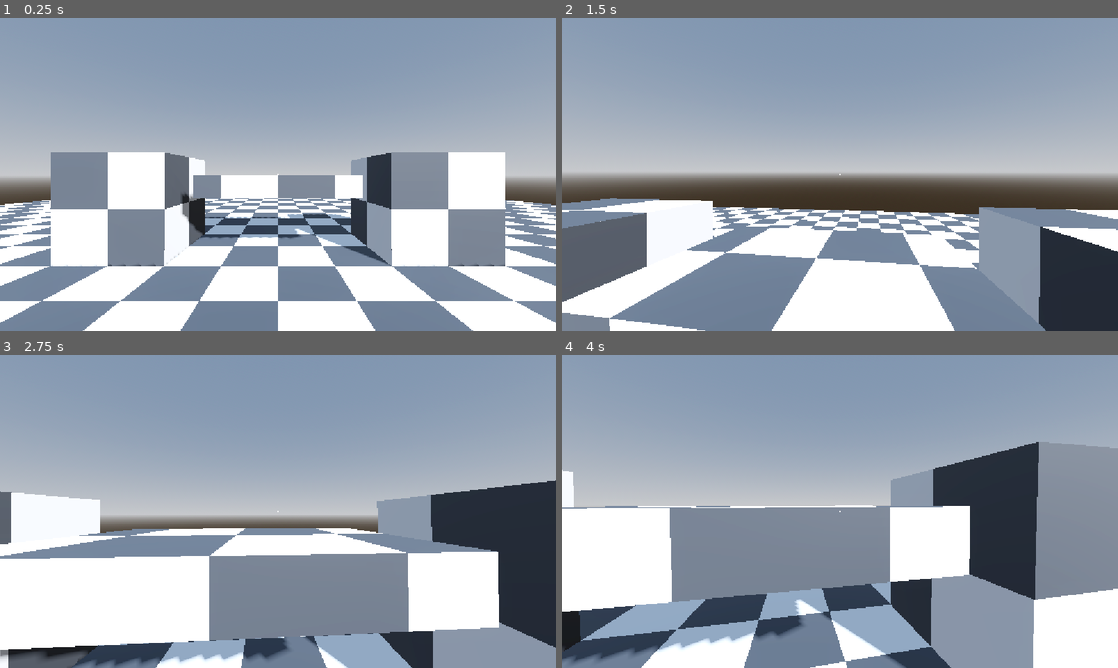
Above: before the commit, frames 1-4 (two rows, left to right).
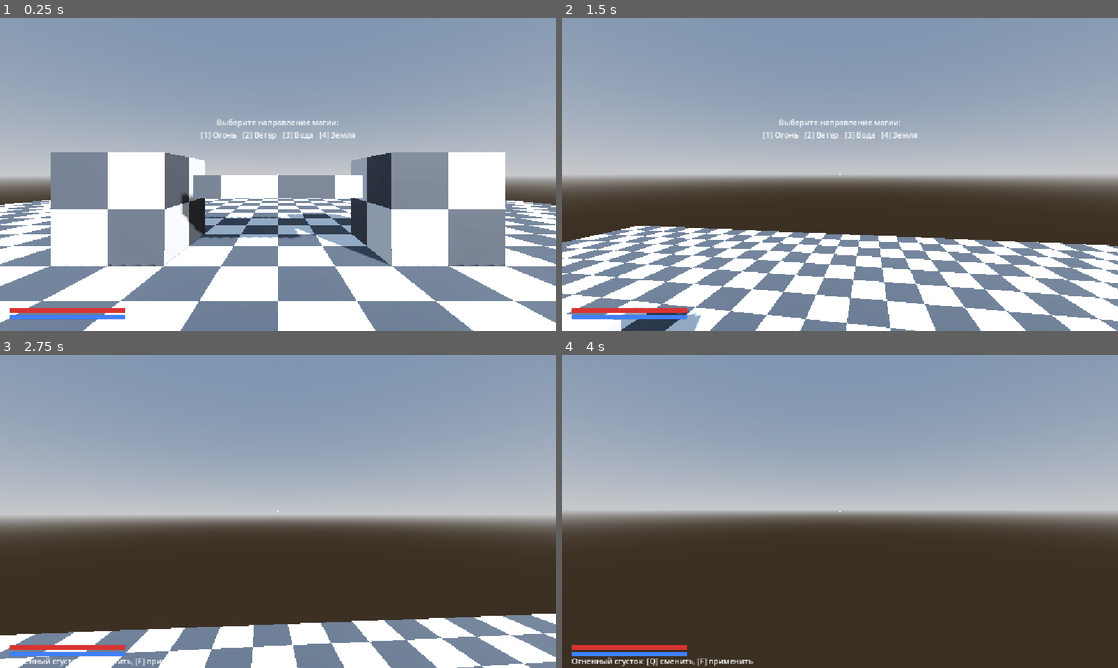
Above: after the commit, the same moments.

Repository: Tunwell1/test-game
Game: Godot game, scene res://main.tscn
Same seed, same stepped clock (60 frames per second), same inputs: the game is played once before the commit and once after it.
Inputs (mouse positions are in pixels of both pictures, inside the frame that each line leads up to):
- Up to frame 1 (0.25 s): no input
- Up to frame 2 (1.5 s): move the mouse to (867, 174) at 0.52 s; hold W (move_forward) from 0.53 s (still down); tap E (interact) at 0.6 s; tap Space (jump) at 0.77, 1.07 s; tap F (cast_spell, bound only after the commit) at 0.8, 1.35 s; move the mouse to (812, 174) at 1.27 s
- Up to frame 3 (2.75 s): keep holding W (move_forward); tap Space (jump) at 1.52, 1.82 s; tap Q (next_spell, bound only after the commit) at 1.55, 2.1 s; move the mouse to (289, 505) at 2.02 s; tap 1 (pick_school_1, bound only after the commit) at 2.3 s
- Up to frame 4 (4 s): keep holding W (move_forward); move the mouse to (834, 517) at 2.77 s; tap 1 (pick_school_1, bound only after the commit) at 2.85 s; tap Space (jump) at 3.02, 3.32, 3.77 s; tap 2 (pick_school_2, bound only after the commit) at 3.05, 3.6 s; move the mouse to (878, 514) at 3.52 s; tap 3 (pick_school_3, bound only after the commit) at 3.8 s

The runs differ from the first frame. In frame 1, 1.1% of the frame differs, in the area x 1-64%, y 32-97%; in frame 2, 29%; in frame 3, 45%; in frame 4, 56%, in the area x 0-100%, y 27-100%.

Commit message:
Add passive skills (double jump), health, mana, magic schools and spells

Diff:
--- a/hud.gd
+++ b/hud.gd
@@ -8,6 +8,11 @@
 var crosshair: Control
 var stamina_bar: ProgressBar
 var prompt_label: Label
+var health_bar: ProgressBar
+var mana_bar: ProgressBar
+var death_label: Label
+var school_label: Label
+var spell_label: Label
 var stamina_alpha: float = 0.0
 
 func _ready() -> void:
@@ -31,6 +36,43 @@
 	stamina_bar.modulate.a = 0.0
 	add_child(stamina_bar)
 
+	# Здоровье и мана (слева внизу)
+	health_bar = _make_bar(-48, Color(0.85, 0.2, 0.2))
+	mana_bar = _make_bar(-34, Color(0.25, 0.5, 1.0))
+
+	# Выбор стартовой школы магии
+	school_label = Label.new()
+	school_label.text = "Выберите направление магии:\n[1] Огонь   [2] Ветер   [3] Вода   [4] Земля"
+	school_label.horizontal_alignment = HORIZONTAL_ALIGNMENT_CENTER
+	school_label.set_anchors_preset(Control.PRESET_CENTER)
+	school_label.offset_left = -250
+	school_label.offset_right = 250
+	school_label.offset_top = -120
+	school_label.offset_bottom = -60
+	school_label.mouse_filter = Control.MOUSE_FILTER_IGNORE
+	add_child(school_label)
+
+	# Текущее заклинание
+	spell_label = Label.new()
+	spell_label.set_anchors_preset(Control.PRESET_BOTTOM_LEFT)
+	spell_label.offset_left = 20
+	spell_label.offset_top = -26
+	spell_label.offset_bottom = -4
+	spell_label.mouse_filter = Control.MOUSE_FILTER_IGNORE
+	add_child(spell_label)
+
+	# Экран смерти
+	death_label = Label.new()
+	death_label.text = "Вы погибли\n[E] Возродиться"
+	death_label.horizontal_alignment = HORIZONTAL_ALIGNMENT_CENTER
+	death_label.set_anchors_preset(Control.PRESET_CENTER)
+	death_label.offset_left = -150
+	death_label.offset_right = 150
+	death_label.offset_top = -30
+	death_label.offset_bottom = 30
+	death_label.visible = false
+	add_child(death_label)
+
 	# Подсказка
 	prompt_label = Label.new()
 	prompt_label.text = "[E] Взаимодействовать"
@@ -43,6 +85,21 @@
 	prompt_label.mouse_filter = Control.MOUSE_FILTER_IGNORE
 	prompt_label.visible = false
 	add_child(prompt_label)
+
+func _make_bar(top: float, color: Color) -> ProgressBar:
+	var bar := ProgressBar.new()
+	bar.show_percentage = false
+	bar.set_anchors_preset(Control.PRESET_BOTTOM_LEFT)
+	bar.offset_left = 20
+	bar.offset_right = 260
+	bar.offset_top = top
+	bar.offset_bottom = top + 10
+	bar.mouse_filter = Control.MOUSE_FILTER_IGNORE
+	var fill := StyleBoxFlat.new()
+	fill.bg_color = color
+	bar.add_theme_stylebox_override("fill", fill)
+	add_child(bar)
+	return bar
 
 func _draw_crosshair() -> void:
 	var col := Color(1, 1, 1, 0.85)
@@ -59,6 +116,19 @@
 	if player == null:
 		return
 
+	health_bar.max_value = player.health_max
+	health_bar.value = player.health
+	mana_bar.max_value = player.mana_max
+	mana_bar.value = player.mana
+	death_label.visible = player.is_dead
+	var book := player.magic_book
+	school_label.visible = book != null and book.primary_school == -1 and not player.is_dead
+	var sid := player.spell_caster.selected_spell() if player.spell_caster else ""
+	spell_label.text = SpellCaster.SPELLS[sid]["name"] + "  [Q] сменить, [F] применить" if sid != "" else ""
+	if player.is_dead and Input.is_action_just_pressed("interact"):
+		player.respawn()
+		return
+
 	var target := player.has_interact_target()
 	prompt_label.visible = target
 	if target != _last_target:
--- /dev/null
+++ b/magic_book.gd
@@ -0,0 +1,91 @@
+class_name MagicBook
+extends Node
+
+## Книга магии игрока: школы, выбор стартового направления и изучение новых.
+## Магия безмолвная: слов и жестов нет, заклинание творится намерением.
+
+signal school_learned(school: School)
+signal primary_school_chosen(school: School)
+
+enum School {
+	# Базовые стихии
+	FIRE, WIND, WATER, EARTH,
+	# Производные (открываются через базовую стихию)
+	ICE, STEAM, LIGHTNING, DUST, LAVA, NATURE,
+	# Нестандартные
+	LIGHT, TELEPORT,
+}
+
+const BASE_SCHOOLS: Array[School] = [School.FIRE, School.WIND, School.WATER, School.EARTH]
+
+## Для каждой школы: названия и от каких школ она зависит (достаточно любой из списка).
+## Пустой список requires = доступна без условий (базовые) или открывается особым способом.
+const SCHOOL_DATA: Dictionary = {
+	School.FIRE: {"name": "Огонь", "requires": []},
+	School.WIND: {"name": "Ветер", "requires": []},
+	School.WATER: {"name": "Вода", "requires": []},
+	School.EARTH: {"name": "Земля", "requires": []},
+	School.ICE: {"name": "Лёд", "requires": [School.WATER, School.WIND]},
+	School.STEAM: {"name": "Пар", "requires": [School.WATER, School.FIRE]},
+	School.LIGHTNING: {"name": "Молния", "requires": [School.WIND, School.FIRE]},
+	School.DUST: {"name": "Пыль", "requires": [School.EARTH, School.WIND]},
+	School.LAVA: {"name": "Лава", "requires": [School.EARTH, School.FIRE]},
+	School.NATURE: {"name": "Природа", "requires": [School.EARTH, School.WATER]},
+	# Нестандартные: не зависят от стихий, но открываются отдельно (находки, квесты)
+	School.LIGHT: {"name": "Свет", "requires": [], "special": true},
+	School.TELEPORT: {"name": "Телепортация", "requires": [], "special": true},
+}
+
+## Стоимость изучения: пока заглушка, цена будет решена позже (очки, компромиссы и т. д.).
+## Сюда можно добавить штрафы для чужих стихий.
+var learned: Array[School] = []
+var primary_school: int = -1
+
+func has_school(school: School) -> bool:
+	return learned.has(school)
+
+func school_name(school: School) -> String:
+	return SCHOOL_DATA[school]["name"]
+
+func is_special(school: School) -> bool:
+	return SCHOOL_DATA[school].get("special", false)
+
+## Выбор стартового направления: только базовая стихия, один раз.
+func choose_primary(school: School) -> bool:
+	if primary_school != -1 or not BASE_SCHOOLS.has(school):
+		return false
+	primary_school = school
+	learned.append(school)
+	primary_school_chosen.emit(school)
+	school_learned.emit(school)
+	return true
+
+## Можно ли изучить школу (без учёта цены).
+## Базовые стихии доступны всегда после выбора стартовой; производные — при знании
+## любой из родительских; особые открываются только принудительно (force).
+func can_learn(school: School, force: bool = false) -> bool:
+	if primary_school == -1 or has_school(school):
+		return false
+	if BASE_SCHOOLS.has(school):
+		return true
+	if is_special(school):
+		return force
+	for parent in SCHOOL_DATA[school]["requires"]:
+		if has_school(parent):
+			return true
+	return false
+
+func learn(school: School, force: bool = false) -> bool:
+	if not can_learn(school, force):
+		return false
+	learned.append(school)
+	school_learned.emit(school)
+	return true
+
+## Какие школы можно изучить прямо сейчас.
+func learnable() -> Array[School]:
+	var result: Array[School] = []
+	for school in SCHOOL_DATA:
+		if can_learn(school):
+			result.append(school)
+	return result
--- a/player.gd
+++ b/player.gd
@@ -4,7 +4,20 @@
 signal stance_changed(stance: Stance)
 signal landed
 
+signal died
+signal health_changed(current: float, maximum: float)
+signal air_jumped
+signal passive_unlocked(skill: Passive)
+
 enum Stance { STANDING, CROUCHING, SPRINTING }
+enum Passive { DOUBLE_JUMP }
+
+@export_group("Пассивные навыки")
+## Список открытых пассивных навыков (по умолчанию двойной прыжок открыт).
+@export var unlocked_passives: Array[Passive] = [Passive.DOUBLE_JUMP]
+## Сила второго прыжка относительно обычного.
+@export_range(0.3, 1.5, 0.05) var double_jump_power: float = 0.9
+var air_jumps_used: int = 0
 
 @export_group("Движение")
 @export var walk_speed: float = 4.5
@@ -44,6 +57,17 @@
 @export var sprint_fov_boost: float = 8.0
 @export var fov_transition_speed: float = 8.0
 
+@export_group("Здоровье")
+@export var health_max: float = 100.0
+## Скорость падения (м/с), ниже которой урона нет.
+@export var fall_damage_threshold: float = 12.0
+@export var fall_damage_per_speed: float = 8.0
+
+@export_group("Мана")
+@export var mana_max: float = 100.0
+@export var mana_regen: float = 8.0
+@export var mana_regen_delay: float = 1.5
+
 @export_group("Выносливость")
 @export var stamina_max: float = 100.0
 @export var stamina_drain: float = 25.0
@@ -67,6 +91,13 @@
 var was_on_floor: bool = false
 var bob_phase: float = 0.0
 var capsule: CapsuleShape3D = null
+
+var health: float = 100.0
+var is_dead: bool = false
+var mana: float = 100.0
+var mana_regen_timer: float = 0.0
+var magic_book: MagicBook = null
+var spell_caster: SpellCaster = null
 
 var stamina: float = 100.0
 var stamina_regen_timer: float = 0.0
@@ -97,6 +128,15 @@
 	# Initialize input actions once
 	_setup_input_actions()
 
+	health = health_max
+	mana = mana_max
+	magic_book = MagicBook.new()
+	magic_book.name = "MagicBook"
+	add_child(magic_book)
+	spell_caster = SpellCaster.new()
+	spell_caster.name = "SpellCaster"
+	add_child(spell_caster)
+
 	if collision_shape and collision_shape.shape:
 		collision_shape.shape = collision_shape.shape.duplicate()
 		capsule = collision_shape.shape as CapsuleShape3D
@@ -139,7 +179,15 @@
 		head.rotation.x = clampf(head.rotation.x, deg_to_rad(-89.0), deg_to_rad(89.0))
 
 func _physics_process(delta: float) -> void:
+	if is_dead:
+		velocity.x = move_toward(velocity.x, 0.0, ground_friction * delta)
+		velocity.z = move_toward(velocity.z, 0.0, ground_friction * delta)
+		if not is_on_floor():
+			velocity.y -= gravity * delta
+		move_and_slide()
+		return
 	_update_timers(delta)
+	_handle_mana(delta)
 	_handle_gravity(delta)
 	_handle_stamina(delta)
 	_handle_stance()
@@ -171,6 +219,43 @@
 	if not is_on_floor():
 		velocity.y -= gravity * delta
 
+# --- Здоровье ---
+func take_damage(amount: float) -> void:
+	if is_dead or amount <= 0.0:
+		return
+	health = maxf(health - amount, 0.0)
+	health_changed.emit(health, health_max)
+	if health <= 0.0:
+		is_dead = true
+		died.emit()
+
+func heal(amount: float) -> void:
+	if is_dead:
+		return
+	health = minf(health + amount, health_max)
+	health_changed.emit(health, health_max)
+
+## Простое возрождение: перезапуск текущей сцены.
+func respawn() -> void:
+	get_tree().reload_current_scene()
+
+# --- Мана (тратят только активные заклинания, пассивные навыки её не трогают) ---
+func has_mana(amount: float) -> bool:
+	return mana >= amount
+
+func spend_mana(amount: float) -> bool:
+	if is_dead or mana < amount:
+		return false
+	mana -= amount
+	mana_regen_timer = mana_regen_delay
+	return true
+
+func _handle_mana(delta: float) -> void:
+	if mana_regen_timer > 0.0:
+		mana_regen_timer -= delta
+	else:
+		mana = minf(mana + mana_regen * delta, mana_max)
+
 func _handle_stamina(delta: float) -> void:
 	if current_stance == Stance.SPRINTING and is_on_floor():
 		stamina = maxf(stamina - stamina_drain * delta, 0.0)
@@ -207,10 +292,35 @@
 		stance_changed.emit(current_stance)
 
 func _handle_jump() -> void:
-	if jump_buffer_timer > 0.0 and coyote_timer > 0.0 and current_stance != Stance.CROUCHING:
+	if is_on_floor():
+		air_jumps_used = 0
+
+	if jump_buffer_timer <= 0.0 or current_stance == Stance.CROUCHING:
+		return
+
+	if coyote_timer > 0.0:
 		velocity.y = jump_velocity
 		jump_buffer_timer = 0.0
 		coyote_timer = 0.0
+	elif has_passive(Passive.DOUBLE_JUMP) and air_jumps_used < 1:
+		# Пассивный навык: не тратит ни выносливость, ни магию
+		air_jumps_used += 1
+		velocity.y = jump_velocity * double_jump_power
+		jump_buffer_timer = 0.0
+		air_jumped.emit()
+
+# --- Пассивные навыки ---
+# Работают постоянно и не расходуют ресурсы (ни магию, ни выносливость).
+func has_passive(skill: Passive) -> bool:
+	return unlocked_passives.has(skill)
+
+func unlock_passive(skill: Passive) -> void:
+	if not unlocked_passives.has(skill):
+		unlocked_passives.append(skill)
+		passive_unlocked.emit(skill)
+
+func lock_passive(skill: Passive) -> void:
+	unlocked_passives.erase(skill)
 
 func _handle_movement(delta: float) -> void:
 	var input_2d := Input.get_vector("move_left", "move_right", "move_forward", "move_back")
@@ -401,6 +511,8 @@
 func _check_landing() -> void:
 	if not was_on_floor and is_on_floor():
 		landed.emit()
+		if -fall_speed > fall_damage_threshold:
+			take_damage((-fall_speed - fall_damage_threshold) * fall_damage_per_speed)
 		var impact := clampf(-fall_speed / jump_velocity, 0.0, 2.5)
 		if impact > 0.15:
 			land_vel = -impact * land_dip_amount * 12.0
@@ -414,17 +526,18 @@
 	was_on_floor = is_on_floor()
 
 func get_noise_level() -> float:
+	var magic := spell_caster.magic_noise if spell_caster else 0.0
 	var horizontal_speed := Vector2(velocity.x, velocity.z).length()
 	if horizontal_speed < 0.1:
-		return 0.0
+		return magic
 	match current_stance:
 		Stance.CROUCHING:
-			return 0.2
+			return maxf(0.2, magic)
 		Stance.STANDING:
-			return 0.6
+			return maxf(0.6, magic)
 		Stance.SPRINTING:
-			return 1.0
-	return 0.0
+			return maxf(1.0, magic)
+	return magic
 
 func _setup_input_actions() -> void:
 	var default_keys: Dictionary = {
--- /dev/null
+++ b/spell_caster.gd
@@ -0,0 +1,127 @@
+class_name SpellCaster
+extends Node
+
+## Безмолвное колдовство: ни слов, ни жестов — только намерение.
+## F — применить выбранное заклинание, Q — переключить, 1–4 — выбрать стартовую школу.
+
+signal spell_cast(spell_id: String)
+signal selected_changed(spell_id: String)
+
+const M := MagicBook.School
+
+## Заклинания. noise — шум для стелса (магия безмолвна, поэтому по умолчанию почти 0).
+const SPELLS: Dictionary = {
+	"fire_bolt": {"name": "Огненный сгусток", "school": M.FIRE, "mana": 15.0, "cooldown": 0.6,
+		"damage": 20.0, "speed": 22.0, "knockback": 0.0, "effect": "ignite",
+		"color": Color(1.0, 0.45, 0.1), "noise": 0.05},
+	"wind_gust": {"name": "Порыв ветра", "school": M.WIND, "mana": 10.0, "cooldown": 0.5,
+		"damage": 2.0, "speed": 30.0, "knockback": 12.0, "effect": "push",
+		"color": Color(0.8, 0.95, 1.0), "noise": 0.0},
+	"water_jet": {"name": "Водяная струя", "school": M.WATER, "mana": 10.0, "cooldown": 0.4,
+		"damage": 8.0, "speed": 26.0, "knockback": 3.0, "effect": "extinguish",
+		"color": Color(0.2, 0.5, 1.0), "noise": 0.05},
+	"stone_shard": {"name": "Каменный осколок", "school": M.EARTH, "mana": 20.0, "cooldown": 0.9,
+		"damage": 25.0, "speed": 16.0, "knockback": 6.0, "effect": "",
+		"color": Color(0.5, 0.4, 0.3), "noise": 0.15},
+}
+
+@onready var player: Player = get_parent() as Player
+
+var cooldown_timer: float = 0.0
+var selected_index: int = 0
+## Шум от последнего колдовства, затухает; учитывается в Player.get_noise_level().
+var magic_noise: float = 0.0
+
+func _ready() -> void:
+	_add_actions()
+
+func _add_actions() -> void:
+	var keys := {"cast_spell": KEY_F, "next_spell": KEY_Q,
+		"pick_school_1": KEY_1, "pick_school_2": KEY_2,
+		"pick_school_3": KEY_3, "pick_school_4": KEY_4}
+	for action in keys:
+		if not InputMap.has_action(action):
+			InputMap.add_action(action)
+			var ev := InputEventKey.new()
+			ev.physical_keycode = keys[action]
+			InputMap.action_add_event(action, ev)
+
+## Доступные игроку заклинания (по изученным школам).
+func available_spells() -> Array[String]:
+	var result: Array[String] = []
+	if player == null or player.magic_book == null:
+		return result
+	for id in SPELLS:
+		if player.magic_book.has_school(SPELLS[id]["school"]):
+			result.append(id)
+	return result
+
+func selected_spell() -> String:
+	var list := available_spells()
+	if list.is_empty():
+		return ""
+	return list[selected_index % list.size()]
+
+func _process(delta: float) -> void:
+	if player == null or player.is_dead:
+		return
+	cooldown_timer = maxf(cooldown_timer - delta, 0.0)
+	magic_noise = move_toward(magic_noise, 0.0, delta * 0.5)
+
+	var book := player.magic_book
+	if book.primary_school == -1:
+		for i in 4:
+			if Input.is_action_just_pressed("pick_school_%d" % (i + 1)):
+				book.choose_primary(MagicBook.BASE_SCHOOLS[i])
+		return
+
+	if Input.is_action_just_pressed("next_spell"):
+		var n := available_spells().size()
+		if n > 0:
+			selected_index = (selected_index + 1) % n
+			selected_changed.emit(selected_spell())
+	if Input.is_action_just_pressed("cast_spell"):
+		cast(selected_spell())
+
+func cast(id: String) -> bool:
+	if id == "" or cooldown_timer > 0.0 or not SPELLS.has(id):
+		return false
+	var data: Dictionary = SPELLS[id]
+	# Активное заклинание тратит ману (в отличие от пассивных навыков)
+	if not player.spend_mana(data["mana"]):
+		return false
+	cooldown_timer = data["cooldown"]
+	magic_noise = maxf(magic_noise, data["noise"])
+
+	var cam := player.camera
+	var proj := SpellProjectile.new()
+	proj.caster = player
+	proj.direction = -cam.global_transform.basis.z
+	proj.speed = data["speed"]
+	proj.damage = data["damage"]
+	proj.knockback = data["knockback"]
+	proj.effect = data["effect"]
+	var shape := CollisionShape3D.new()
+	var sphere := SphereShape3D.new()
+	sphere.radius = 0.2
+	shape.shape = sphere
+	proj.add_child(shape)
+	var mesh := MeshInstance3D.new()
+	var sm := SphereMesh.new()
+	sm.radius = 0.15
+	sm.height = 0.3
+	var mat := StandardMaterial3D.new()
+	mat.albedo_color = data["color"]
+	mat.emission_enabled = true
+	mat.emission = data["color"]
+	sm.material = mat
+	mesh.mesh = sm
+	proj.add_child(mesh)
+	var light := OmniLight3D.new()
+	light.light_color = data["color"]
+	light.omni_range = 4.0
+	proj.add_child(light)
+	player.get_tree().current_scene.add_child(proj)
+	proj.global_position = cam.global_position + proj.direction * 0.8
+	spell_cast.emit(id)
+	return true
--- /dev/null
+++ b/spell_projectile.gd
@@ -0,0 +1,35 @@
+class_name SpellProjectile
+extends Area3D
+
+## Снаряд заклинания. Создаётся кодом из SpellCaster.
+
+var direction: Vector3 = Vector3.FORWARD
+var speed: float = 20.0
+var damage: float = 10.0
+var knockback: float = 0.0
+var effect: String = ""
+var lifetime: float = 4.0
+var caster: Node3D = null
+
+func _ready() -> void:
+	body_entered.connect(_on_body_entered)
+
+func _physics_process(delta: float) -> void:
+	global_position += direction * speed * delta
+	lifetime -= delta
+	if lifetime <= 0.0:
+		queue_free()
+
+func _on_body_entered(body: Node3D) -> void:
+	if body == caster:
+		return
+	if damage > 0.0 and body.has_method("take_damage"):
+		body.call("take_damage", damage)
+	if knockback > 0.0:
+		if body is RigidBody3D:
+			(body as RigidBody3D).apply_central_impulse(direction * knockback)
+		elif body.has_method("apply_knockback"):
+			body.call("apply_knockback", direction * knockback)
+	if effect != "" and body.has_method("on_spell_effect"):
+		body.call("on_spell_effect", effect)
+	queue_free()
Not shown, added: magic_book.gd.uid
Not shown, added: spell_caster.gd.uid
Not shown, added: spell_projectile.gd.uid
